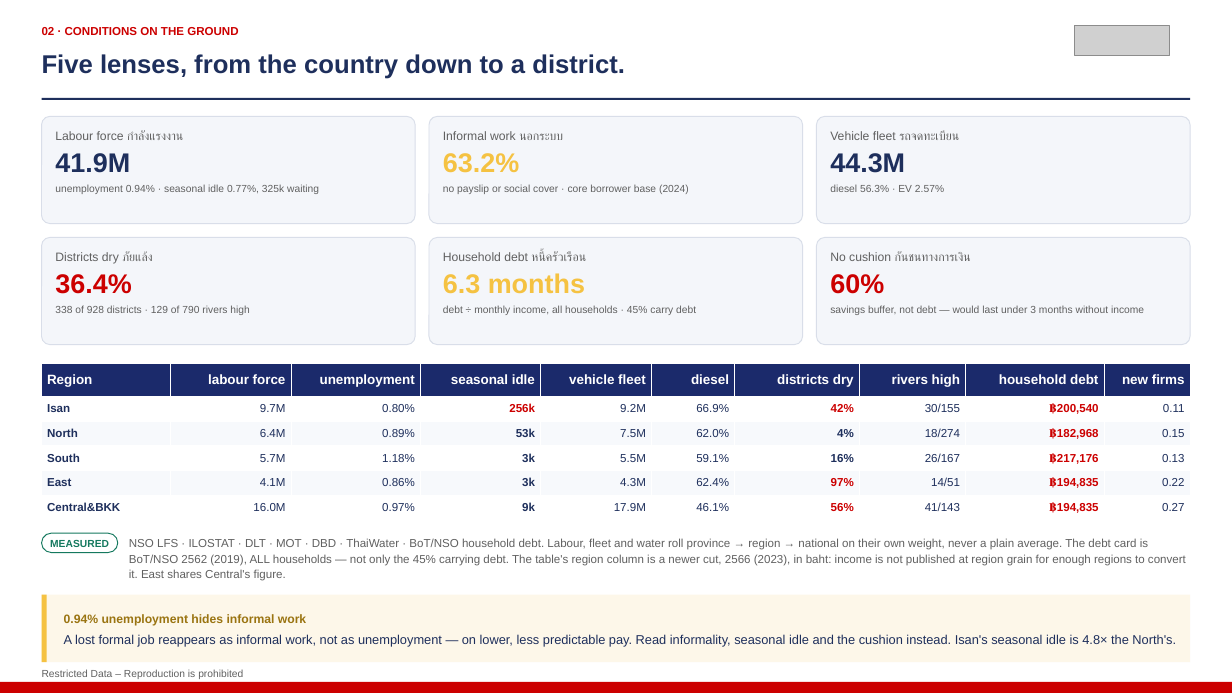
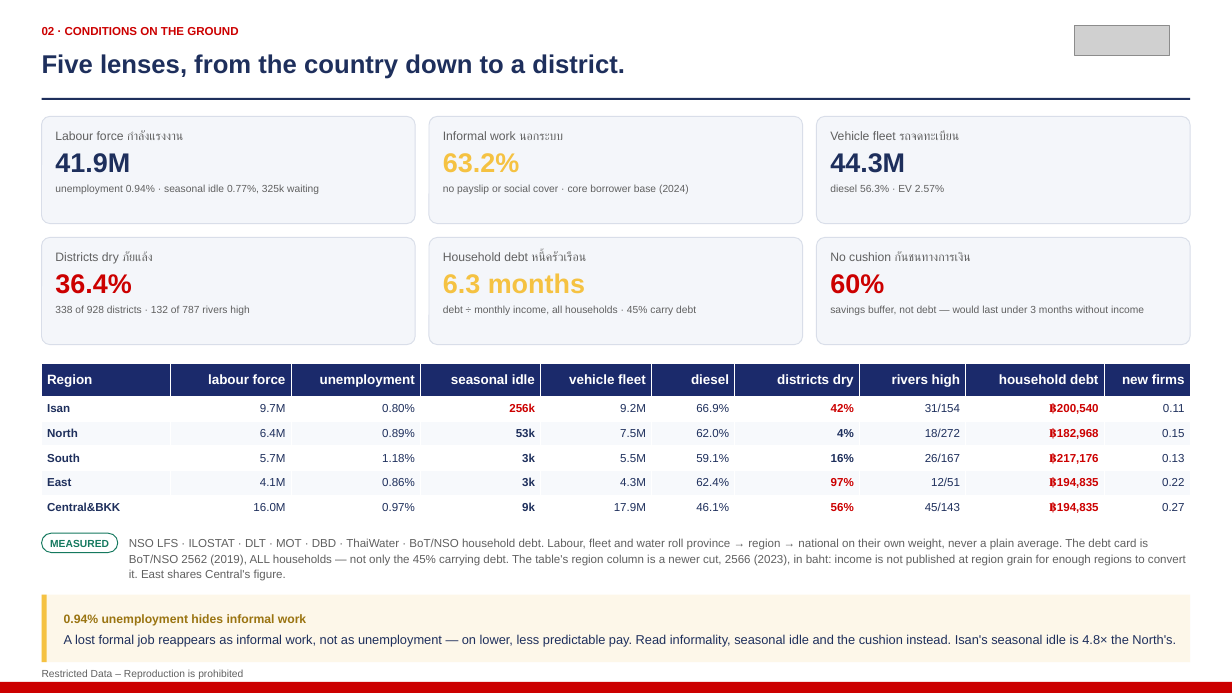
Before and after one commit to kaustavb2101/competitive-intel, a slide deck: slide 4 of docs/decks/mcom-2026-08-05-macro.pptx. Drawn at 1232x693 pixels with LibreOffice and Linux fonts; fonts in the diff are those of the drawing; grey boxes stand for pictures. Boxes give left, top, right and bottom in pixels: in the first picture for what was removed or moved away, otherwise in the second. Text is boxed around its words. In the diff, an @@ line names an element or a change of style, - is before the commit and + after.

```diff
--- a/docs/decks/mcom-2026-08-05-macro.pptx
+++ b/docs/decks/mcom-2026-08-05-macro.pptx
@@ text at (55,305,249,315): text changed @@
-338 of 928 districts · 129 of 790 rivers high
+338 of 928 districts · 132 of 787 rivers high
@@ table at (42,363,1190,520) @@
-row 2, column 8: 30/155
+row 2, column 8: 31/154
-row 3, column 8: 18/274
+row 3, column 8: 18/272
-row 5, column 8: 14/51
+row 5, column 8: 12/51
-row 6, column 8: 41/143
+row 6, column 8: 45/143
```
Also in this commit, not shown: 8 other slides changed, 1 other file.
